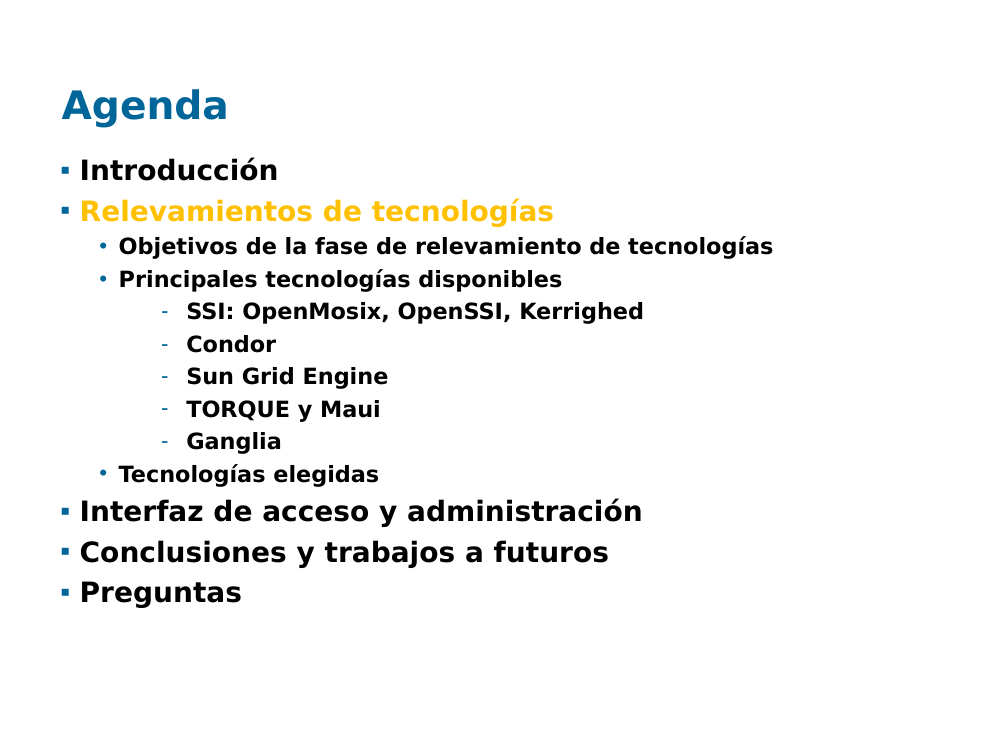
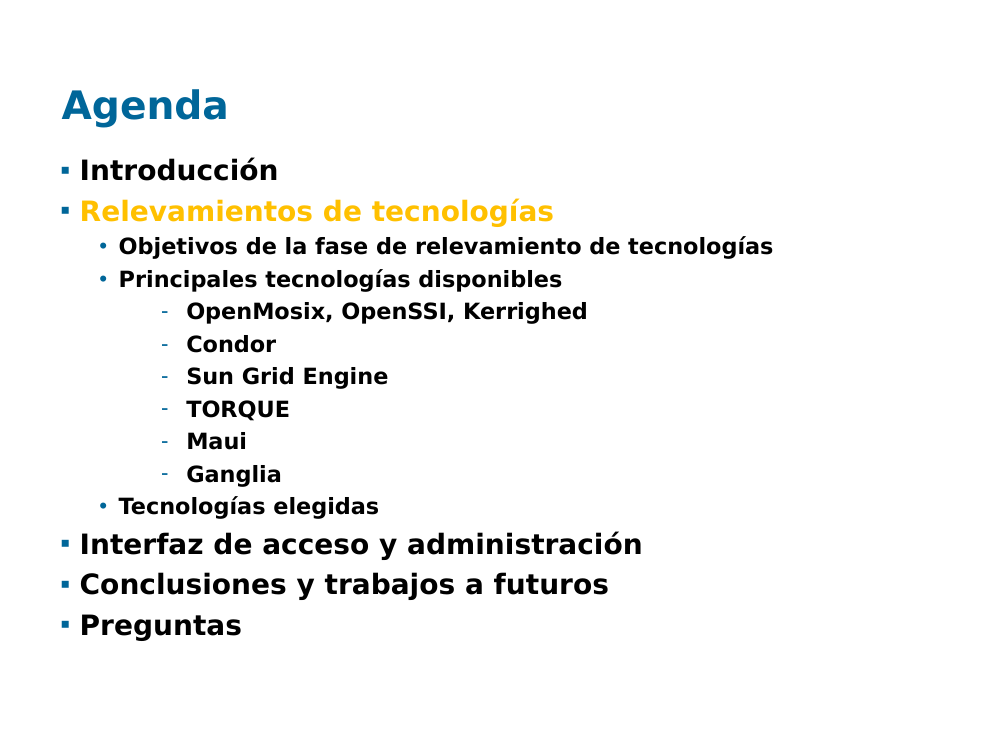
Before and after one commit to santiago-iturriaga/pgruso2007, a slide deck: slide 1 of Documentacion/Presentación Fenton - Santiago.ppt. Drawn at 1008x756 pixels with LibreOffice and Linux fonts; fonts in the diff are those of the drawing; background and template pictures are left out. Boxes give left, top, right and bottom in pixels: in the first picture for what was removed or moved away, otherwise in the second. Text is boxed around its words. In the diff, an @@ line names an element or a change of style, - is before the commit and + after.

```diff
--- a/Documentacion/Presentación Fenton - Santiago.ppt
+++ b/Documentacion/Presentación Fenton - Santiago.ppt
@@ text at [186, 302, 588, 324]: text changed @@
-    – SSI: OpenMosix, OpenSSI, Kerrighed
+    – OpenMosix, OpenSSI, Kerrighed
@@ text at [186, 400, 290, 450]: text changed @@
-    – TORQUE y Maui
+    – TORQUE
+    – Maui
```
Also in this commit, not shown: 7 other slides changed.
